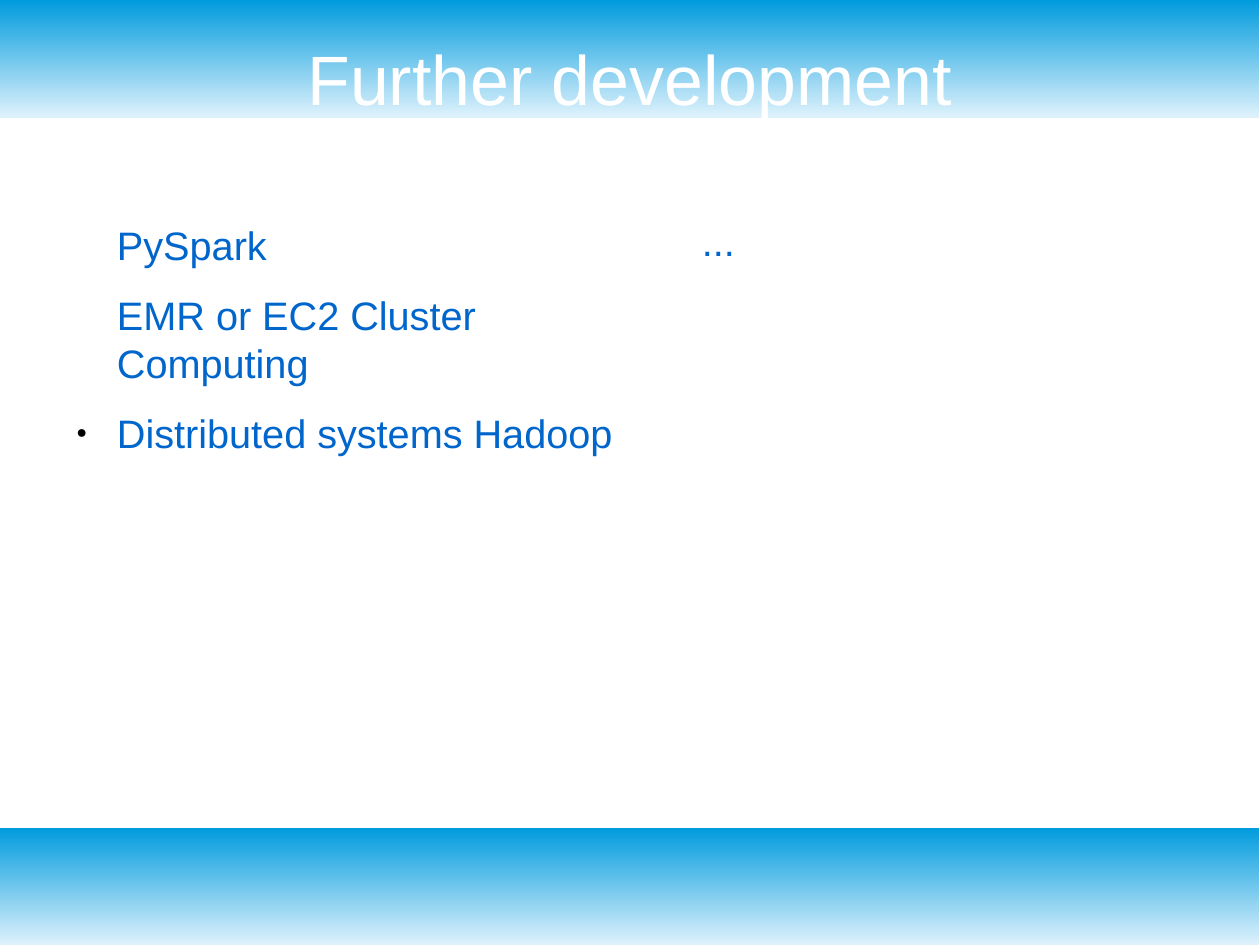
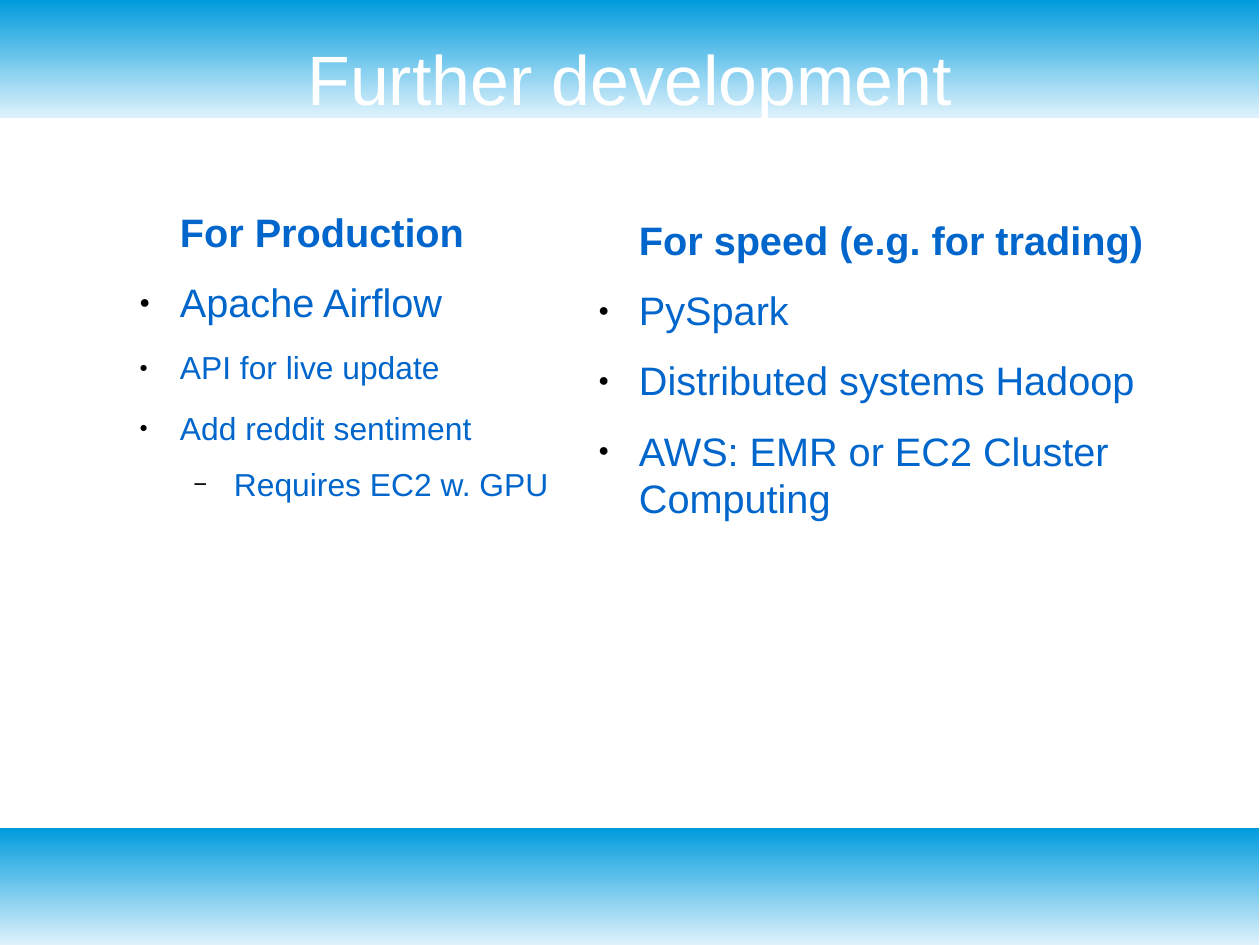
Before and after one commit to MartinBA741/finance_etl, a slide deck: slide 6 of presentation.odp (slide 7 before the commit). Drawn at 1260x945 pixels with LibreOffice and Linux fonts; fonts in the diff are those of the drawing. Boxes give left, top, right and bottom in pixels: in the first picture for what was removed or moved away, otherwise in the second. Text is boxed around its words. In the diff, an @@ line names an element or a change of style, - is before the commit and + after.

```diff
--- a/presentation.odp
+++ b/presentation.odp
@@ text removed at (117,231,613,456) @@
-PySpark
-EMR or EC2 Cluster Computing
-● Distributed systems Hadoop
@@ text added at (180,218,548,502), 20 pt, text #0066CC @@
+For Production
+● Apache Airflow
+● API for live update
+● Add reddit sentiment
+  − Requires EC2 w. GPU
@@ text added at (639,226,1143,521), 25 pt, text #0066CC @@
+For speed (e.g. for trading)
+● PySpark
+● Distributed systems Hadoop
+● AWS: EMR or EC2 Cluster Computing
@@ text removed at (648,217,1202,765) @@
-...
```
Also in this commit, not shown: 3 other slides changed, 1 slide added, 2 slides removed.
